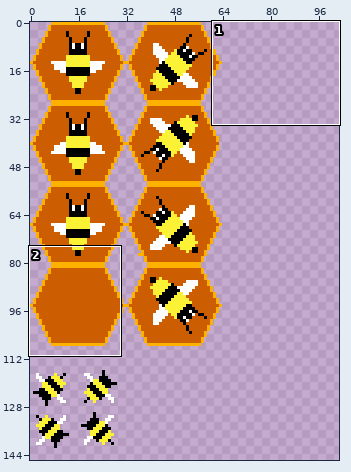
Two states of a pixel-art file, assets/overlay_tilemap.aseprite. The first picture is a wide view before the edit; the outline marks the close-up.
Close-up. Old version:
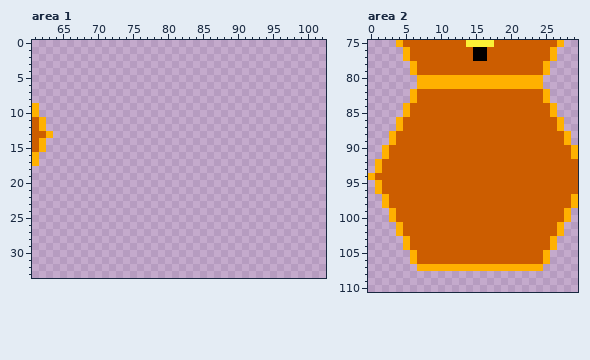
1024x1024 pixels, 1 frame. Shown: area 1: x 61..102, y 0..33; area 2: x 0..29, y 75..110. The wide view leaves out empty margins.
The same view after the edit:
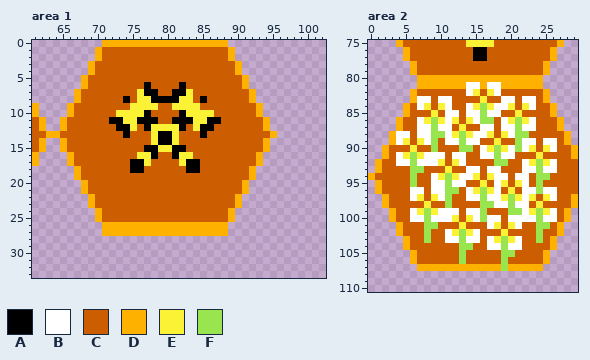
Palette (. is transparent): A #000000  B #ffffff  C #cc5d00  D #ffb100  E #fbf236  F #99e550
Commit message: Update overlay_tilemap.aseprite jeg lagde en tile som viser at man har blomster og en der man kan crafte ting med bie hammere^_^
The edit:
Changed rows in their new state; - is an unchanged pixel.
Area 1:
first column x 64:
 0 -------DDDDDDDDDDDDDDDDDD-------
 1 ------DCCCCCCCCCCCCCCCCCCD------
 2 ------DCCCCCCCCCCCCCCCCCCD------
 3 -----DCCCCCCCCCCCCCCCCCCCCD-----
 4 -----DCCCCCCCCCCCCCCCCCCCCD-----
 5 ----DCCCCCCCCCCCCCCCCCCCCCCD----
 6 ----DCCCCCCCCACCCCACCCCCCCCD----
 7 ---DCCCCCCCCEAACCAAECCCCCCCCD---
 8 ---DCCCCCCACEEAAAAEECACCCCCCD---
 9 --DCCCCCCCCEEEECCEEEECCCCCCCCD--
10 --DCCCCCCEEEEACCCCAEEEECCCCCCD--
11 -DCCCCCCAAEEAAACCAAAEEAACCCCCCD-
12 -DCCCCCCCAAECAEEEEACEAACCCCCCCD-
13 DCCCCCCCCCACCCEAAECCCACCCCCCCCCD
14 -DCCCCCCCCCCCCEAAECCCCCCCCCCCCD-
15 -DCCCCCCCCCCCAAEEAACCCCCCCCCCCD-
16 --DCCCCCCCCCEEACCAEECCCCCCCCCD--
17 --DCCCCCCCCAAECCCCEAACCCCCCCCD--
18 ---DCCCCCCCAACCCCCCAACCCCCCCD---
19 ---DCCCCCCCCCCCCCCCCCCCCCCCCD---
20 ----DCCCCCCCCCCCCCCCCCCCCCCD----
21 ----DCCCCCCCCCCCCCCCCCCCCCCD----
22 -----DCCCCCCCCCCCCCCCCCCCCD-----
23 -----DCCCCCCCCCCCCCCCCCCCCD-----
24 ------DCCCCCCCCCCCCCCCCCCD------
25 ------DCCCCCCCCCCCCCCCCCCD------
26 -------DDDDDDDDDDDDDDDDDD-------
27 -------DDDDDDDDDDDDDDDDDD-------
Area 2:
first column x 4:
 81 ----------BB-BB--------
 82 ----------BE-EB--------
 83 ---BB-BB----E--BB-BB---
 84 ---BE-EB--BEFEBBE-EB---
 85 -----E-BB-BBFBB--E-----
 86 ---BEFEBE-EBFF-BEFEB---
 87 ---BBFBB-E--BB-BBFBB---
 88 BB-BBFFBEFEBBE-EBFF----
 89 BE-EBF-BBFBB--E--FBB-BB
 90 --E--F---FF-BEFEBFBE-EB
 91 BEFEBBB-BB--BBFBB---E--
 92 BBFBBBE-EB----FF--BEFEB
 93 --FF---E--BB-BB---BBFBB
 94 --F--BEFEBBE-EBB-BB-FF-
 95 --F--BBFBB--E-BE-EB-F--
 96 --BB-BBFF-BEFEB-E-BBFBB
 97 --BE-EBF--BBFBBEFEBE-EB
 98 ----E--F----FFBBFBB-E--
 99 --BEFEBBB-BBF---FFBEFEB
100 --BBFBBBE-EBFBB-BBBBFBB
101 ----FF---E---BE-EB--FF-
102 ----F--BEFEB---E----F--
103 ----F--BBFBB-BEFEB--F--
104 ---------FF--BBFBB-----
105 ---------F-----FF------
106 ---------F-----F-------
107 ---------------F-------
Pixel boxes of the changes (left, top, right, bottom) in both close-ups:
added: (53, 40, 277, 236)
changed: (396, 82, 557, 271)
